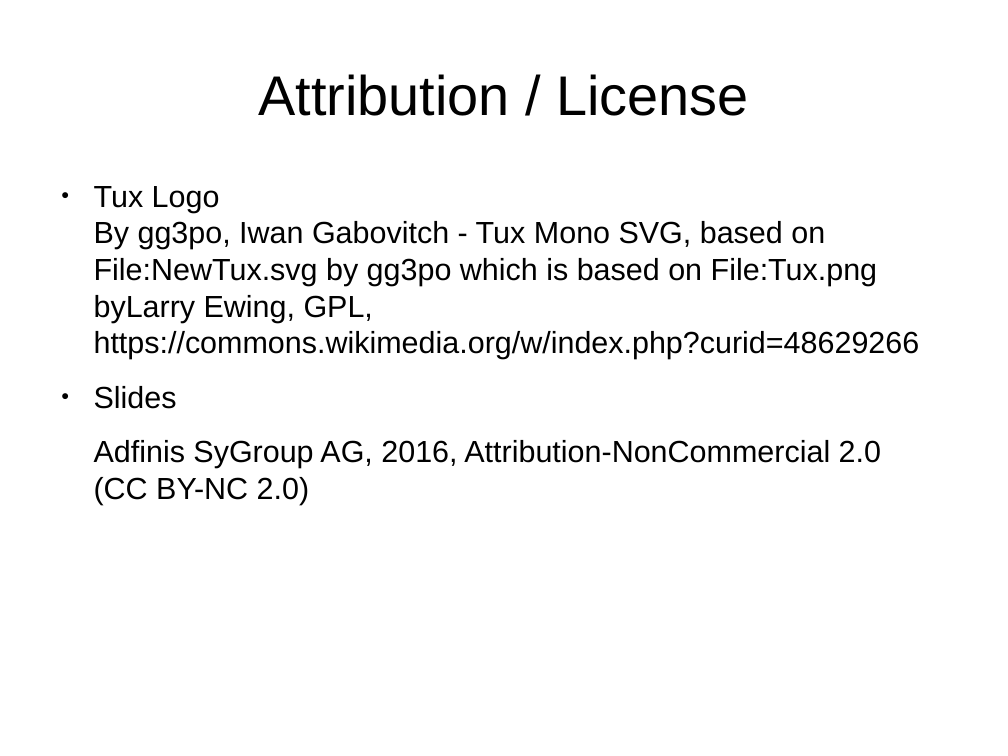
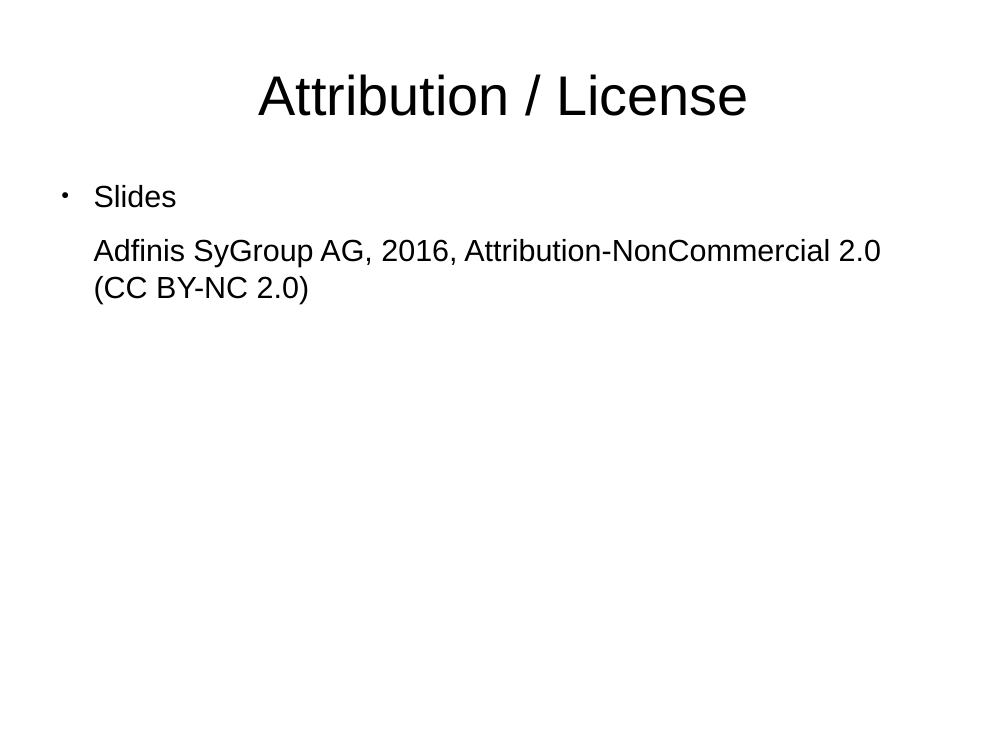
Before and after one commit to adfinis/adsy-trainings, a slide deck: slide 8 of SSA_SUSE-System-Administration/1001_systemd/modul_systemd_1001_04_check.odp. Drawn at 1008x756 pixels with LibreOffice and Linux fonts; fonts in the diff are those of the drawing. Boxes give left, top, right and bottom in pixels: in the first picture for what was removed or moved away, otherwise in the second. Text is boxed around its words. In the diff, an @@ line names an element or a change of style, - is before the commit and + after.

```diff
--- a/SSA_SUSE-System-Administration/1001_systemd/modul_systemd_1001_04_check.odp
+++ b/SSA_SUSE-System-Administration/1001_systemd/modul_systemd_1001_04_check.odp
@@ text at (x1=94, y1=186, x2=920, y2=359): paragraph removed @@
-● Tux Logo
-  By gg3po, Iwan Gabovitch - Tux Mono SVG, based on File:NewTux.svg by gg3po which is based on File:Tux.png byLarry Ewing, GPL, https://commons.wikimedia.org/w/index.php?curid=48629266
```
Also in this commit, not shown: 11 other files.
